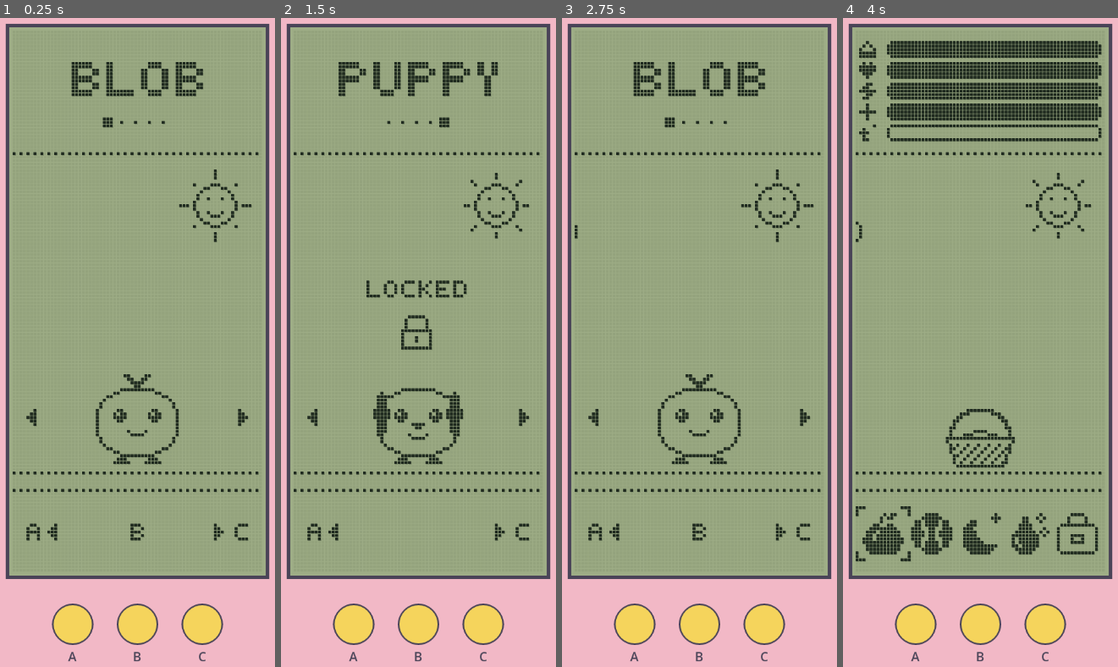
Above: before the commit, frames 1-4 (left to right).
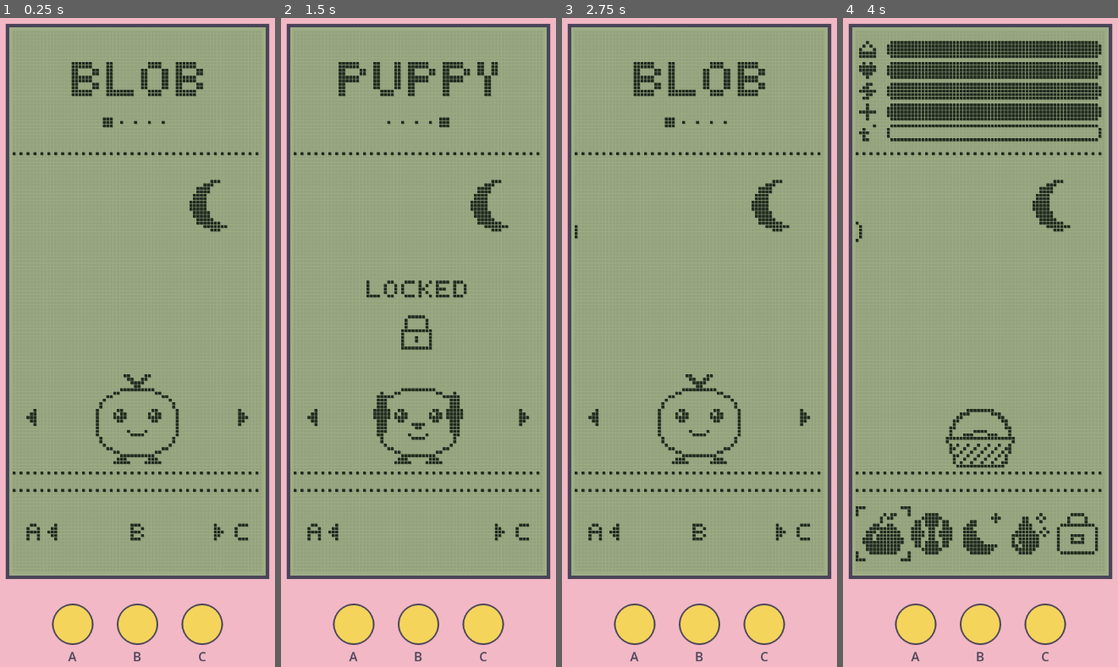
Above: after the commit, the same moments.

Repository: sni10/tamahochi
Game: Godot game, scene res://main.tscn
Two runs of this game, one before a commit and one after it. Both use one fixed random seed, a clock stepped at 60 frames per second and the inputs below.
Inputs (mouse positions are in pixels of both pictures, inside the frame that each line leads up to):
- Up to frame 1 (0.25 s): no input
- Up to frame 2 (1.5 s): click (352, 621) at 0.52 s; click (418, 621) at 1.27 s
- Up to frame 3 (2.75 s): click (765, 621) at 2.02 s
- Up to frame 4 (4 s): tap Enter at 2.75, 2.85 s; hold Right 2.78-3.53 s; tap Space at 3.5 s; hold Left from 3.53 s (still down); tap Keypad Enter at 3.6 s

The runs differ from the first frame. In frame 1, 0.6% of the frame differs, in the area x 64-92%, y 23-35%; in frame 2, 0.6%; in frame 3, 0.6%; in frame 4, 0.6%.

Commit message:
Add moon sprite for night: display moon instead of sun during quiet hours in the game

Diff:
--- a/scripts/game.gd
+++ b/scripts/game.gd
@@ -458,7 +458,11 @@
 	if Weather.is_rain(state.clock):
 		_draw_rain(lcd)
 		return
-	lcd.blit(Sprites.SUN[frame / 2 % 2], SUN_X, SUN_Y)
+	if Decay.is_night(state.clock, settings.quiet()):  # игровая ночь = тихие часы: питомец спит до утра
+		var sun: Sprites.Sprite = Sprites.SUN[0]
+		lcd.blit(Sprites.MOON, SUN_X + (sun.w - Sprites.MOON.w) / 2, SUN_Y + (sun.h - Sprites.MOON.h) / 2)
+	else:
+		lcd.blit(Sprites.SUN[frame / 2 % 2], SUN_X, SUN_Y)
 	var span := COLS + Sprites.CLOUD.w
 	var cloud_x := (frame / 2) % span - Sprites.CLOUD.w
 	lcd.erase(Sprites.CLOUD_MASK, cloud_x, CLOUD_Y)
--- a/scripts/sprites.gd
+++ b/scripts/sprites.gd
@@ -55,6 +55,7 @@
 static var RAIN_CLOUD: Sprite
 static var RAIN: Array  # два кадра плитки капель
 static var UMBRELLA: Sprite
+static var MOON: Sprite
 
 
 class Sprite:
@@ -313,3 +314,4 @@
 	RAIN_CLOUD = _require(world, "rain_cloud", "world.txt")
 	RAIN = [_require(world, "rain1", "world.txt"), _require(world, "rain2", "world.txt")]
 	UMBRELLA = _require(world, "umbrella", "world.txt")
+	MOON = _require(world, "moon", "world.txt")
--- a/tests/run_tests.gd
+++ b/tests/run_tests.gd
@@ -38,6 +38,7 @@
 	test_settings_calls()
 	test_about()
 	test_tester_time()
+	test_moon()
 	print("passed %d, failed %d" % [passed, failed])
 	quit(1 if failed else 0)
 
@@ -509,6 +510,8 @@
 	var g := Game.new(_pet_at(_at(rd[0], rd[1] + 0.5)))
 	g.state.age = 3 * 86400
 	var sunny := Game.new(_pet_at(_at(rd[0], 3)))  # 03:00 — дождей не бывает
+	sunny.settings.quiet_start = 0  # без тихих часов: иначе в 03:00 ночь и луна вместо солнца
+	sunny.settings.quiet_end = 0
 	var sun_ray := 40 * Lcd.COLS + 58  # верхний луч солнца (sun1, строка 1, столбец 11)
 	check(_render(sunny, 0)[sun_ray] == 1 and _render(g, 0)[sun_ray] == 0, "в дождь солнца нет")
 	check(_render(g, 0) != _render(g, 1), "капли анимируются по тикам")
@@ -844,3 +847,17 @@
 	check(shown and lcd.buf != plain, "в комнате значок X60 при ускорении")
 	lcd.free()
 	clean.free()
+
+
+# --- луна ночью ---
+
+func test_moon() -> void:
+	check(Sprites.MOON != null and Sprites.MOON.w == 15, "спрайт луны загружен")
+	var sun_ray := 40 * Lcd.COLS + 58  # верхний луч солнца
+	var moon_px: int = (Game.SUN_Y + (Sprites.SUN[0].h - Sprites.MOON.h) / 2 + 12) * Lcd.COLS + Game.SUN_X + (Sprites.SUN[0].w - Sprites.MOON.w) / 2 + 7  # низ серпа, у солнца там пусто
+	var night := Game.new(_pet_at(_local(2)))
+	var day := Game.new(_pet_at(_local(12)))
+	var n := _render(night, 0)
+	var d := _render(day, 0)
+	check(n[sun_ray] == 0 and n[moon_px] == 1, "02:00 при тихих 22–08 — луна, солнца нет")
+	check(d[sun_ray] == 1 and d[moon_px] == 0, "12:00 — солнце")
Not shown, changed: assets/world.txt
Not shown, added: openspec/changes/night-moon/.openspec.yaml
Not shown, added: openspec/changes/night-moon/proposal.md
Not shown, added: openspec/changes/night-moon/specs/game-screens/spec.md
Not shown, added: openspec/changes/night-moon/tasks.md
